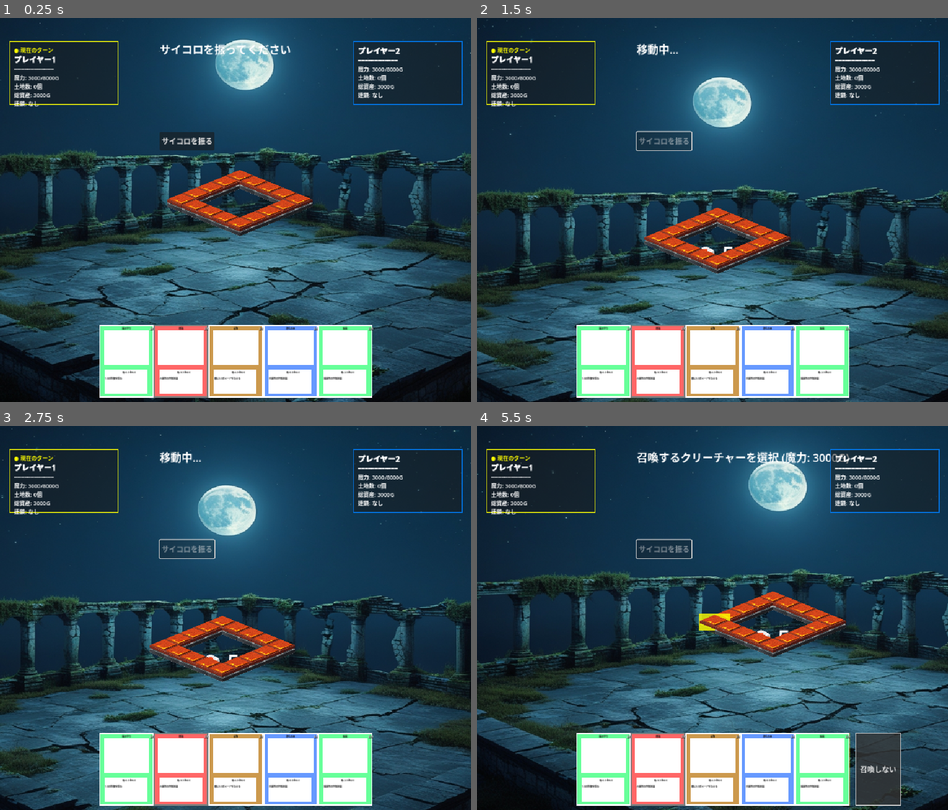
Above: before the commit, frames 1-4 (two rows, left to right).
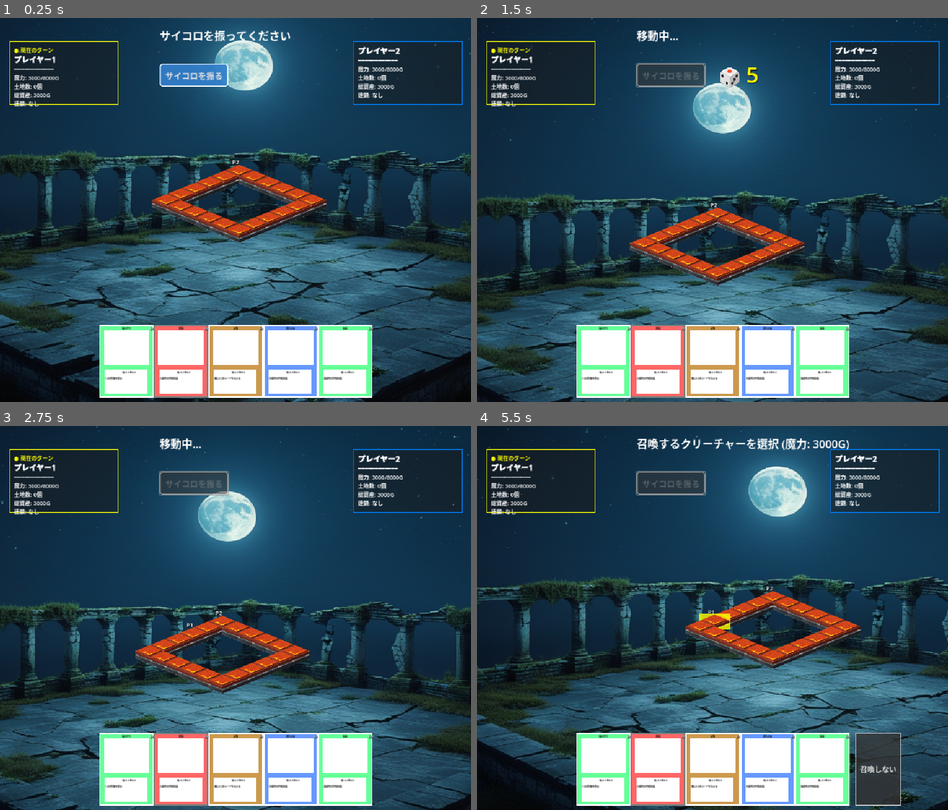
Above: after the commit, the same moments.

Repository: hiro0909yoshi/cardbattlegame
Game: Godot game, scene res://scenes/game.tscn
Same seed, same stepped clock (60 frames per second), same inputs: the game is played once before the commit and once after it.
Inputs (mouse positions are in pixels of both pictures, inside the frame that each line leads up to):
- Up to frame 1 (0.25 s): no input
- Up to frame 2 (1.5 s): click "サイコロを振る" at 0.5 s; tap Enter at 1.25 s; move the mouse to (816, 190) at 1.27 s; hold Right (ui_right) from 1.28 s (still down); tap F at 1.35 s; click (816, 190) at 1.42 s
- Up to frame 3 (2.75 s): tap Space at 1.52 s; release Right (ui_right) at 2 s; drag from (141, 637) to (211, 694) at 2.02 s
- Up to frame 4 (5.5 s): move the mouse to (759, 533) at 2.77 s; hold Right (ui_right) 2.78-3.5 s; tap R at 2.85 s; drag from (688, 694) to (571, 560) at 3.52 s; move the mouse to (853, 675) at 4.27 s; hold Left (ui_left) 4.28-5 s; hold L 4.28-5 s; tap Space at 4.52 s; drag from (571, 560) to (641, 522) at 5.02 s

The runs differ from the first frame. In frame 1, 11% of the frame differs, in the area x 0-100%, y 0-100%; in frame 2, 19%; in frame 3, 19%; in frame 4, 20%.

Commit message:
移動修正中

Diff:
--- a/scripts/board_system.gd
+++ b/scripts/board_system.gd
@@ -62,23 +62,27 @@
 	# 菱形配置の定義（20マス）
 	var diamond_layout = [
 		#1段目
-		[Vector2(0, -0.65)],
+		[Vector2(0, -0.81)],
 		#2段目
-		[Vector2(-0.4, -0.49), Vector2(0.4, -0.49)],
-		# 3段目
-		[Vector2(-0.8, -0.32), Vector2(0.8, -0.32)],
+		[Vector2(-0.4, -0.65), Vector2(0.4, -0.65)],
+		#3段目
+		[Vector2(-0.8, -0.49), Vector2(0.8, -0.49)],
 		# 4段目
-		[Vector2(-1.2, -0.16),Vector2(1.2, -0.16)],
+		[Vector2(-1.2, -0.32), Vector2(1.2, -0.32)],
 		# 5段目
-		[Vector2(-1.6, 0), Vector2(1.6, 0)],
+		[Vector2(-1.6, -0.16),Vector2(1.6, -0.16)],
 		# 6段目
-		[Vector2(-1.2, 0.16),  Vector2(1.2, 0.16)],
+		[Vector2(-2.0, 0), Vector2(2.0, 0)],
 		# 7段目
-		[Vector2(-0.8, 0.32), Vector2(0.8, 0.32)],
-		#8段目
-		[Vector2(-0.4, 0.49), Vector2(0.4, 0.49)],
+		[Vector2(-1.6, 0.16),  Vector2(1.6, 0.16)],
+		# 8段目
+		[Vector2(-1.2, 0.32), Vector2(1.2, 0.32)],
 		#9段目
-		[Vector2(0, 0.65)]
+		[Vector2(-0.8, 0.49), Vector2(0.8, 0.49)],
+		# 10段目
+		[Vector2(-0.4, 0.65), Vector2(0.4, 0.65)],
+		#11段目
+		[Vector2(0, 0.81)]
 	]
 
 	# 全ての位置を一つの配列にまとめる
--- a/scripts/player_system.gd
+++ b/scripts/player_system.gd
@@ -1,7 +1,7 @@
 extends Node
 class_name PlayerSystem
 
-# プレイヤー管理システム - GameConstants対応版
+# プレイヤー管理システム - 菱形マス移動対応版
 
 signal dice_rolled(value: int)
 signal movement_started()
@@ -63,12 +63,22 @@
 
 	print("PlayerSystem: ", player_count, "人のプレイヤーを初期化")
 
-# プレイヤー駒を作成
+# プレイヤー駒を作成（改善版）
 func create_player_piece(player: PlayerData, parent: Node) -> Node:
 	var piece = ColorRect.new()
 	piece.size = Vector2(20, 20)
 	piece.color = player.color
-	piece.z_index = 5
+	piece.z_index = 10  # タイルより前面に表示（5→10に変更）
+
+	# プレイヤーIDラベルを追加（識別しやすくする）
+	var label = Label.new()
+	label.text = "P" + str(player.id + 1)
+	label.position = Vector2(-5, -20)
+	label.add_theme_font_size_override("font_size", 12)
+	label.add_theme_color_override("font_color", Color.WHITE)
+	label.add_theme_color_override("font_shadow_color", Color.BLACK)
+	label.z_index = 1
+	piece.add_child(label)
 
 	parent.add_child(piece)
 	return piece
@@ -98,8 +108,8 @@
 	emit_signal("dice_rolled", value)
 	return value
 
-# プレイヤーを移動（通過型ワープ対応版）
-func move_player_steps(player_id: int, steps: int, board_system: BoardSystem):
+# プレイヤーを移動（菱形マス対応版・方向選択準備）
+func move_player_steps(player_id: int, steps: int, board_system: BoardSystem, clockwise: bool = true):
 	if is_moving:
 		return
 
@@ -113,27 +123,44 @@
 	# 残り移動数
 	var remaining_steps = steps
 
+	# 移動方向の表示（将来の拡張用）
+	var direction_text = "時計回り" if clockwise else "反時計回り"
+	print("移動開始: ", player.name, " (", steps, "マス・", direction_text, ")")
+
 	# 1マスずつ移動をシミュレート
 	while remaining_steps > 0:
 		await player.piece_node.get_tree().create_timer(GameConstants.MOVE_SPEED).timeout
 
 		var prev_pos = player.current_tile
-		player.current_tile = (player.current_tile + 1) % board_system.total_tiles
-
-		# スタート通過チェック
-		if prev_pos > player.current_tile:
+
+		# 移動方向に応じて次のタイルを計算（将来の拡張用）
+		if clockwise:
+			player.current_tile = (player.current_tile + 1) % board_system.total_tiles
+		else:
+			# 反時計回りの場合（将来実装）
+			player.current_tile = (player.current_tile - 1 + board_system.total_tiles) % board_system.total_tiles
+
+		print("  マス", prev_pos, " → マス", player.current_tile)
+
+		# スタート通過チェック（時計回りの場合）
+		if clockwise and prev_pos > player.current_tile:
 			print("スタート地点通過！")
 			add_magic(player_id, GameConstants.PASS_BONUS)
-
-		# 駒を移動
+		# 反時計回りでのスタート通過チェック（将来実装）
+		elif not clockwise and prev_pos < player.current_tile and player.current_tile == 0:
+			print("スタート地点通過！（反時計回り）")
+			add_magic(player_id, GameConstants.PASS_BONUS)
+
+		# 駒を実際のタイル位置に移動
 		var target_pos = board_system.get_tile_position(player.current_tile)
 		if player.piece_node:
+			# 駒をタイルの中心に配置
 			player.piece_node.position = target_pos - player.piece_node.size / 2
 
 			# カメラシステムに位置を通知（自動追従用）
 			var camera_system = get_tree().get_root().get_node_or_null("Game/CameraSystem")
 			if camera_system and camera_system.is_following_player:
-				camera_system.focus_on_player(player.piece_node.position)
+				camera_system.focus_on_player(target_pos)
 
 		# 通過型ワープチェック
 		if special_system and special_system.is_warp_gate(player.current_tile):
@@ -151,30 +178,36 @@
 					# ワープ後もカメラを更新
 					var camera_system = get_tree().get_root().get_node_or_null("Game/CameraSystem")
 					if camera_system and camera_system.is_following_player:
-						camera_system.focus_on_player(player.piece_node.position)
+						camera_system.focus_on_player(target_pos)
 
 				# 残り移動数は変わらない（通過型は移動カウントを消費しない）
 				print("通過型ワープ！残り移動数: ", remaining_steps - 1)
 
 		remaining_steps -= 1
 
+	print("移動完了: マス", player.current_tile, "に到着")
+
 	is_moving = false
 	emit_signal("movement_completed", player.current_tile)
 
-# プレイヤーを特定のタイルに配置
+# プレイヤーを特定のタイルに配置（菱形マス対応版）
 func place_player_at_tile(player_id: int, tile_index: int, board_system: BoardSystem):
 	var player = players[player_id]
 	player.current_tile = tile_index
 
+	# 実際のタイル位置を取得
 	var target_pos = board_system.get_tile_position(tile_index)
 	if player.piece_node:
+		# 駒をタイルの中心に配置
 		player.piece_node.position = target_pos - player.piece_node.size / 2
+
+		print("プレイヤー", player_id + 1, "をマス", tile_index, "に配置: ", target_pos)
 
 		# 配置時もカメラ更新（デバッグ移動用）
 		if player_id == current_player_index:
 			var camera_system = get_tree().get_root().get_node_or_null("Game/CameraSystem")
 			if camera_system and camera_system.is_following_player:
-				camera_system.focus_on_player(player.piece_node.position)
+				camera_system.focus_on_player(target_pos)
 
 # 魔力を増減
 func add_magic(player_id: int, amount: int):
--- a/scripts/ui_manager.gd
+++ b/scripts/ui_manager.gd
@@ -1,19 +1,18 @@
 extends Node
 class_name UIManager
 
-# UI要素の統括管理システム（リファクタリング版）
-# 各UIコンポーネントを管理・調整
+# UI要素の統括管理システム（エラー修正版）
 
 signal dice_button_pressed()
 signal pass_button_pressed()
 signal card_selected(card_index: int)
 signal level_up_selected(target_level: int, cost: int)
 
-# UIコンポーネント
-var player_info_panel: PlayerInfoPanel
-var card_selection_ui: CardSelectionUI
-var level_up_ui: LevelUpUI
-var debug_panel: DebugPanel
+# UIコンポーネント（動的ロード用）
+var player_info_panel = null
+var card_selection_ui = null
+var level_up_ui = null
+var debug_panel = null
 
 # 基本UI要素
 var dice_button: Button
@@ -21,25 +20,35 @@
 var current_dice_label: Label = null
 
 # システム参照
-var card_system_ref: CardSystem = null
-var player_system_ref: PlayerSystem = null
-var board_system_ref: BoardSystem = null
+var card_system_ref = null
+var player_system_ref = null
+var board_system_ref = null
 
 # デバッグモード
 var debug_mode = false
 
 func _ready():
-	# UIコンポーネントをインスタンス化
-	player_info_panel = PlayerInfoPanel.new()
-	card_selection_ui = CardSelectionUI.new()
-	level_up_ui = LevelUpUI.new()
-	debug_panel = DebugPanel.new()
-
-	# 子ノードとして追加
-	add_child(player_info_panel)
-	add_child(card_selection_ui)
-	add_child(level_up_ui)
-	add_child(debug_panel)
+	# UIコンポーネントを動的にロードして作成
+	var PlayerInfoPanelClass = load("res://scripts/ui_components/player_info_panel.gd")
+	var CardSelectionUIClass = load("res://scripts/ui_components/card_selection_ui.gd")
+	var LevelUpUIClass = load("res://scripts/ui_components/level_up_ui.gd")
+	var DebugPanelClass = load("res://scripts/ui_components/debug_panel.gd")
+
+	if PlayerInfoPanelClass:
+		player_info_panel = PlayerInfoPanelClass.new()
+		add_child(player_info_panel)
+
+	if CardSelectionUIClass:
+		card_selection_ui = CardSelectionUIClass.new()
+		add_child(card_selection_ui)
+
+	if LevelUpUIClass:
+		level_up_ui = LevelUpUIClass.new()
+		add_child(level_up_ui)
+
+	if DebugPanelClass:
+		debug_panel = DebugPanelClass.new()
+		add_child(debug_panel)
 
 	# シグナル接続
 	connect_ui_signals()
@@ -47,17 +56,18 @@
 # UIコンポーネントのシグナルを接続
 func connect_ui_signals():
 	# カード選択UI
-	card_selection_ui.card_selected.connect(_on_card_ui_selected)
-	card_selection_ui.selection_cancelled.connect(_on_selection_cancelled)
+	if card_selection_ui:
+		card_selection_ui.card_selected.connect(_on_card_ui_selected)
+		card_selection_ui.selection_cancelled.connect(_on_selection_cancelled)
 
 	# レベルアップUI
-	level_up_ui.level_selected.connect(_on_level_ui_selected)
-	level_up_ui.selection_cancelled.connect(_on_level_up_cancelled)
+	if level_up_ui:
+		level_up_ui.level_selected.connect(_on_level_ui_selected)
+		level_up_ui.selection_cancelled.connect(_on_level_up_cancelled)
 
 	# デバッグパネル
-	debug_panel.debug_mode_changed.connect(_on_debug_mode_changed)
-
-# UIを作成
+	if debug_panel:
+		debug_panel.debug_mode_changed.connect(_on_debug_mode_changed)
 
 # UIを作成
 func create_ui(parent: Node):
@@ -78,65 +88,112 @@
 	create_basic_ui(ui_layer)
 
 	# 各コンポーネントを初期化
-	player_info_panel.initialize(ui_layer, player_system_ref, board_system_ref)
-	card_selection_ui.initialize(ui_layer, card_system_ref, phase_label)
-	level_up_ui.initialize(ui_layer, board_system_ref, phase_label)
-	debug_panel.initialize(ui_layer, card_system_ref, board_system_ref, player_system_ref)
-# 基本UI要素を作成
+	if player_info_panel and player_info_panel.has_method("initialize"):
+		player_info_panel.initialize(ui_layer, player_system_ref, board_system_ref)
+	if card_selection_ui and card_selection_ui.has_method("initialize"):
+		card_selection_ui.initialize(ui_layer, card_system_ref, phase_label)
+	if level_up_ui and level_up_ui.has_method("initialize"):
+		level_up_ui.initialize(ui_layer, board_system_ref, phase_label)
+	if debug_panel and debug_panel.has_method("initialize"):
+		debug_panel.initialize(ui_layer, card_system_ref, board_system_ref, player_system_ref)
+
+# 基本UI要素を作成（サイコロボタン位置修正）
 func create_basic_ui(parent: Node):
-	# フェーズ表示
+	# フェーズ表示（位置を調整）
 	phase_label = Label.new()
 	phase_label.text = "セットアップ中..."
-	phase_label.position = Vector2(350, 50)
+	phase_label.position = Vector2(350, 20)  # 上部中央に配置
 	phase_label.add_theme_font_size_override("font_size", 24)
 	parent.add_child(phase_label)
 
-	# サイコロボタン
+	# サイコロボタン（見やすい位置に配置）
 	dice_button = Button.new()
 	dice_button.text = "サイコロを振る"
-	dice_button.position = Vector2(350, 250)
-	dice_button.size = Vector2(120, 40)
+	dice_button.position = Vector2(350, 100)  # 画面上部、フェーズ表示の下
+	dice_button.size = Vector2(150, 50)  # ボタンサイズを大きく
+	dice_button.disabled = true
 	dice_button.pressed.connect(_on_dice_button_pressed)
-	dice_button.disabled = true
+
+	# サイコロボタンのスタイルを設定
+	var button_style = StyleBoxFlat.new()
+	button_style.bg_color = Color(0.2, 0.5, 0.8, 0.9)
+	button_style.border_width_left = 2
+	button_style.border_width_right = 2
+	button_style.border_width_top = 2
+	button_style.border_width_bottom = 2
+	button_style.border_color = Color(1, 1, 1, 1)
+	button_style.corner_radius_top_left = 5
+	button_style.corner_radius_top_right = 5
+	button_style.corner_radius_bottom_left = 5
+	button_style.corner_radius_bottom_right = 5
+	dice_button.add_theme_stylebox_override("normal", button_style)
+
+	# ホバー時のスタイル
+	var hover_style = button_style.duplicate()
+	hover_style.bg_color = Color(0.3, 0.6, 0.9, 1.0)
+	dice_button.add_theme_stylebox_override("hover", hover_style)
+
+	# 押下時のスタイル
+	var pressed_style = button_style.duplicate()
+	pressed_style.bg_color = Color(0.1, 0.4, 0.7, 1.0)
+	dice_button.add_theme_stylebox_override("pressed", pressed_style)
+
+	# 無効時のスタイル
+	var disabled_style = button_style.duplicate()
+	disabled_style.bg_color = Color(0.3, 0.3, 0.3, 0.7)
+	dice_button.add_theme_stylebox_override("disabled", disabled_style)
+
+	# フォントサイズを大きく
+	dice_button.add_theme_font_size_override("font_size", 18)
+
 	parent.add_child(dice_button)
 
 # === プレイヤー情報パネル関連 ===
 func update_player_info_panels():
-	player_info_panel.update_all_panels()
+	if player_info_panel and player_info_panel.has_method("update_all_panels"):
+		player_info_panel.update_all_panels()
 
 # === カード選択UI関連 ===
 func show_card_selection_ui(current_player):
-	card_selection_ui.show_selection(current_player, "summon")
+	if card_selection_ui and card_selection_ui.has_method("show_selection"):
+		card_selection_ui.show_selection(current_player, "summon")
 
 func hide_card_selection_ui():
-	card_selection_ui.hide_selection()
+	if card_selection_ui and card_selection_ui.has_method("hide_selection"):
+		card_selection_ui.hide_selection()
 
 # カードボタンが押された（card.gdから呼ばれる）
 func _on_card_button_pressed(card_index: int):
-	card_selection_ui.on_card_selected(card_index)
+	if card_selection_ui and card_selection_ui.has_method("on_card_selected"):
+		card_selection_ui.on_card_selected(card_index)
 
 # === レベルアップUI関連 ===
 func show_level_up_ui(tile_info: Dictionary, current_magic: int):
-	level_up_ui.show_level_up_selection(tile_info, current_magic)
+	if level_up_ui and level_up_ui.has_method("show_level_up_selection"):
+		level_up_ui.show_level_up_selection(tile_info, current_magic)
 
 func hide_level_up_ui():
-	level_up_ui.hide_selection()
+	if level_up_ui and level_up_ui.has_method("hide_selection"):
+		level_up_ui.hide_selection()
 
 # === デバッグパネル関連 ===
 func toggle_debug_mode():
-	debug_panel.toggle_visibility()
-	debug_mode = debug_panel.is_debug_visible()
+	if debug_panel and debug_panel.has_method("toggle_visibility"):
+		debug_panel.toggle_visibility()
+		if debug_panel.has_method("is_debug_visible"):
+			debug_mode = debug_panel.is_debug_visible()
 
 func update_cpu_hand_display(player_id: int):
-	debug_panel.update_cpu_hand(player_id)
+	if debug_panel and debug_panel.has_method("update_cpu_hand"):
+		debug_panel.update_cpu_hand(player_id)
 
 # === 基本UI操作 ===
 func update_ui(current_player, current_phase):
 	# プレイヤー情報パネルを更新
-	player_info_panel.update_all_panels()
+	update_player_info_panels()
 
 	# 現在のターンプレイヤーを設定
-	if current_player:
+	if current_player and player_info_panel and player_info_panel.has_method("set_current_turn"):
 		player_info_panel.set_current_turn(current_player.id)
 
 	# フェーズ表示を更新
@@ -144,6 +201,9 @@
 
 # フェーズ表示を更新
 func update_phase_display(phase):
+	if not phase_label:
+		return
+
 	match phase:
 		0: # SETUP
 			phase_label.text = "準備中..."
@@ -158,22 +218,44 @@
 		5: # END_TURN
 			phase_label.text = "ターン終了"
 
-# ダイス結果を表示
+# ダイス結果を表示（位置調整）
 func show_dice_result(value: int, parent: Node):
 	# 既存のダイスラベルがあれば削除
 	if current_dice_label and is_instance_valid(current_dice_label):
 		current_dice_label.queue_free()
 
-	# 新しいダイスラベルを作成
+	# 新しいダイスラベルを作成（サイコロボタンの近くに表示）
 	current_dice_label = Label.new()
 	current_dice_label.text = "🎲 " + str(value)
 	current_dice_label.add_theme_font_size_override("font_size", 48)
-	current_dice_label.position = Vector2(350, 300)
-	parent.add_child(current_dice_label)
+	current_dice_label.position = Vector2(530, 90)  # サイコロボタンの右横
+	current_dice_label.add_theme_color_override("font_color", Color(1, 1, 0))
+	current_dice_label.add_theme_color_override("font_shadow_color", Color(0, 0, 0))
+
+	# UILayerがある場合はそこに追加
+	if parent.has_node("UILayer"):
+		parent.get_node("UILayer").add_child(current_dice_label)
+	else:
+		parent.add_child(current_dice_label)
+
+	# 2秒後に自動的に消す
+	await get_tree().create_timer(2.0).timeout
+	if current_dice_label and is_instance_valid(current_dice_label):
+		current_dice_label.queue_free()
+		current_dice_label = null
 
 # サイコロボタンの有効/無効
 func set_dice_button_enabled(enabled: bool):
+	if not dice_button:
+		return
+
 	dice_button.disabled = not enabled
+
+	# 有効時は目立たせる
+	if enabled:
+		dice_button.modulate = Color(1, 1, 1, 1)
+	else:
+		dice_button.modulate = Color(0.7, 0.7, 0.7, 0.8)
 
 # === イベントハンドラ ===
 func _on_dice_button_pressed():
